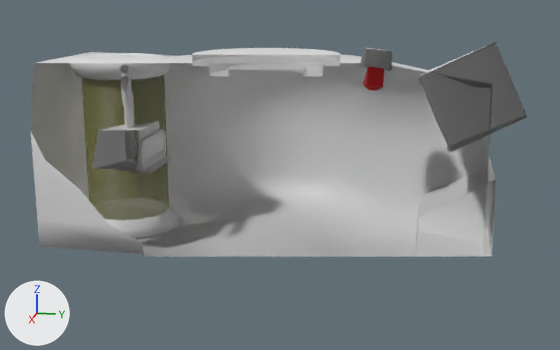
What one commit did to the glTF model assets/models/submarine.glb.
One viewpoint serves both versions: a 50 mm lens placed at (10.35, 2.26, 3.52), pointed at (0.11, 0.21, 0.96). The lights are fixed; the arrows at lower left show +X, +Y and +Z. Everything nearer to the camera than a plane just in front of the edit is cut away.

The first picture shows 'Hull', 'Light', 'Reactor', 'Sonar'.
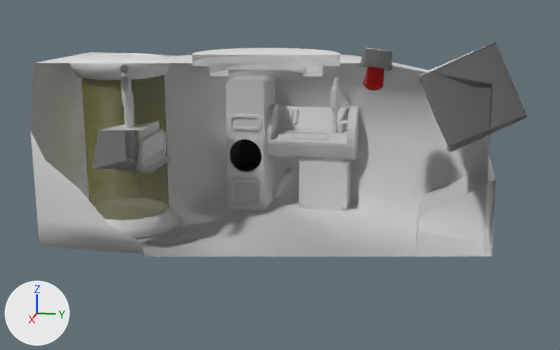
Commit message: Add CoolingAndLifeSupport 3d Model

Diff of the bpy script that builds the scene:
```diff
--- a/assets/models/submarine.glb.py
+++ b/assets/models/submarine.glb.py
@@ mat_metalsurface_001 @@
+mat_metalsurface_001 = principled_material('MetalSurface.001')
+mat_metalsurface_001.base_color = (0.8, 0.8, 0.8)  # white #e7e7e7
@@ mat_material @@
+mat_material = principled_material('Material')
+mat_material.base_color = (0.00399, 0.00399, 0.00399)  # black #0d0d0d
+mat_material.metallic = 0.238
+mat_material.roughness = 0.718
@@ me_coolingslab @@
+me_coolingslab.from_pydata(...)  # 1235 vertices, 2442 faces; spans x -0.95..0.2, y -0.31..1.72, z -1.0..1.11
+# faces by material slot: [2372, 70]
+me_coolingslab.materials.append(mat_metalsurface_001)  # white #e7e7e7
+me_coolingslab.materials.append(mat_material)  # black #0d0d0d
@@ ob_coolingandlifesupport @@
+ob_coolingandlifesupport = bpy.data.objects.new('CoolingAndLifeSupport', me_coolingslab)
+ob_coolingandlifesupport.location = (-1.507, -0.642, 0.982)
```

What differs and where, as boxes (x1, y1, x2, y2) in the pictures (560 x 350 px):
'CoolingAndLifeSupport', added: after (226, 76, 359, 211)
    faces in mat_metalsurface_001 (white #e7e7e7): (226, 76, 359, 211)
    faces in mat_material (black #0d0d0d): (230, 139, 262, 171)
